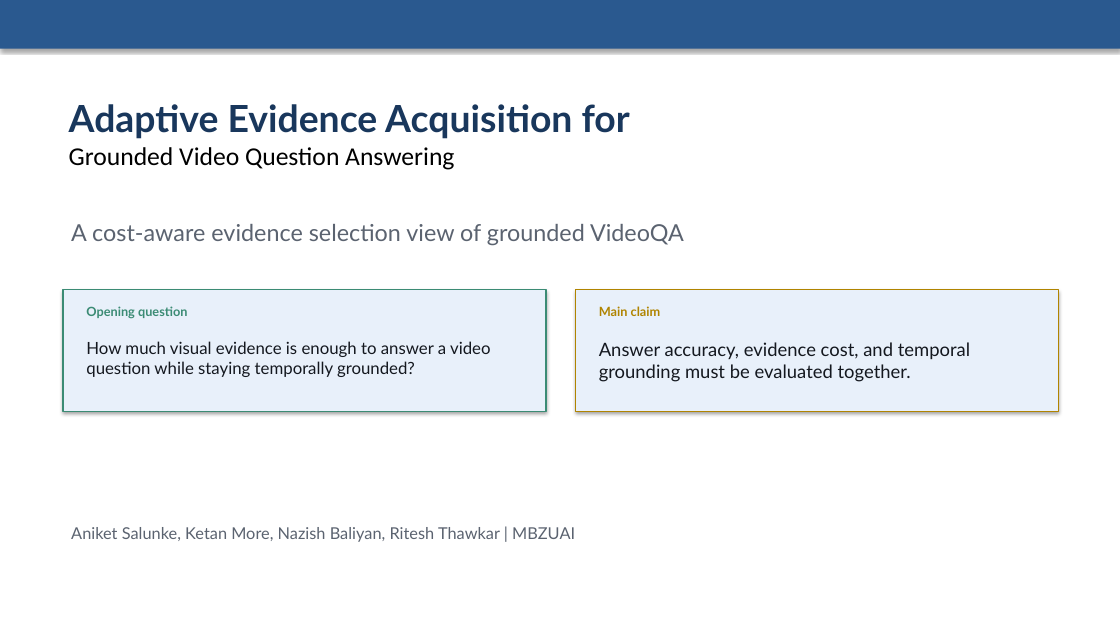
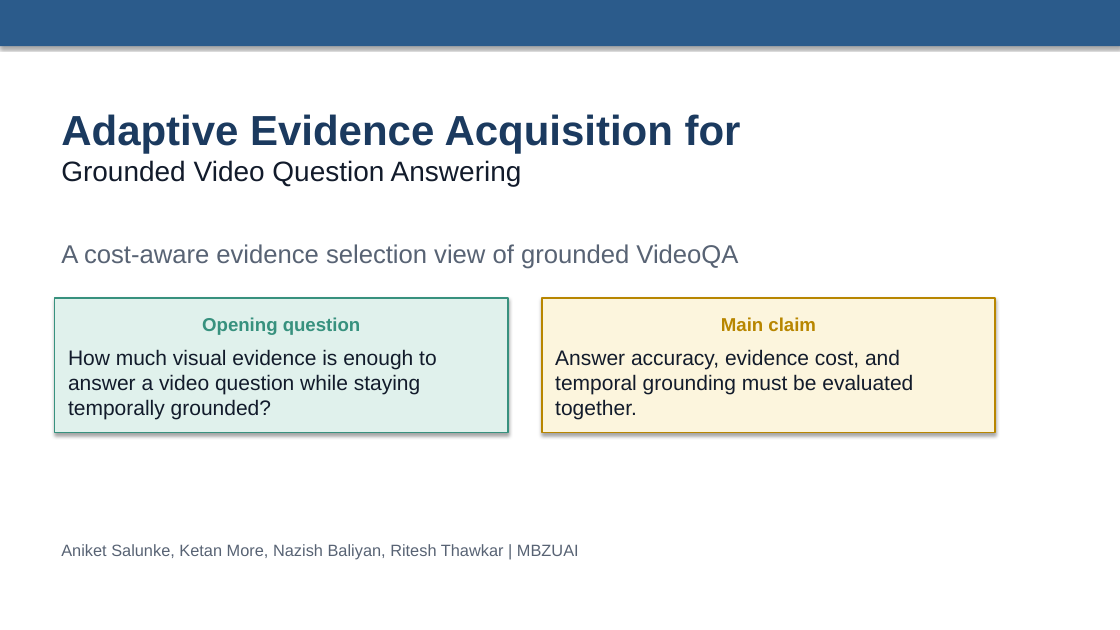
Before and after one commit to riteshthawkar/adaptive-evidence-grounded-videoqa, a slide deck: slide 1 of docs/presentation/adaptive_evidence_acquisition_grounded_videoqa_presentation.pptx. Drawn at 1120x630 pixels with LibreOffice and Linux fonts; fonts in the diff are those of the drawing. Boxes give left, top, right and bottom in pixels: in the first picture for what was removed or moved away, otherwise in the second. Text is boxed around its words. In the diff, an @@ line names an element or a change of style, - is before the commit and + after.

Commit message:
Rebuild presentation formatting

```diff
--- a/docs/presentation/adaptive_evidence_acquisition_grounded_videoqa_presentation.pptx
+++ b/docs/presentation/adaptive_evidence_acquisition_grounded_videoqa_presentation.pptx
@@ rectangle at (0, 0, 1120, 46): fill #2A598F to #2B5B8B @@
@@ text at (61, 114, 741, 153): text changed; size 32 to 36 pt; font Lato to Arial; text colour #19375C to #1B3A5F @@
-Adaptive Evidence Acquisition for
-Grounded Video Question Answering
+Adaptive Evidence Acquisition for
@@ text added at (61, 160, 522, 186), 24 pt, text #121B2B @@
+Grounded Video Question Answering
@@ text "A cost-aware evidence selection view ...": place and size @@
-text "A cost-aware evidence selection view ..." at (71, 224, 684, 246)
+text "A cost-aware evidence selection view ..." at (61, 244, 738, 269)
@@ text "A cost-aware evidence selection view ..." at (61, 244, 738, 269): size 20 to 22 pt, font Lato to Arial, text colour #5B6370 to #586374 @@
@@ rectangle "Opening question": place and size @@
-rectangle "Opening question" at (86, 341, 491, 377)
+rectangle "Opening question" at (55, 298, 508, 433)
@@ rectangle "Opening question" at (55, 298, 508, 433): vertical alignment top to middle; fill none to #E0F1EC; outline none to #37917E 1.4 pt; shadow on @@
@@ rectangle removed at (63, 290, 546, 412) @@
@@ rectangle "Main claim": place and size @@
-rectangle "Main claim" at (599, 342, 970, 382)
+rectangle "Main claim" at (542, 298, 996, 433)
@@ rectangle "Main claim" at (542, 298, 996, 433): vertical alignment top to middle; fill none to #FCF5DD; outline none to #B88600 1.4 pt; shadow on @@
@@ rectangle removed at (576, 290, 1059, 412) @@
@@ text removed at (86, 306, 188, 319) @@
-Opening question
@@ text in rectangle at (202, 317, 361, 335): paragraph added @@
+Opening question
@@ text removed at (599, 306, 661, 316) @@
-Main claim
@@ text in rectangle at (721, 317, 816, 331): paragraph added @@
+Main claim
@@ text in rectangle at (68, 349, 436, 420): size 14.4 to 18 pt, font Lato to Arial, text colour #14181F to #121B2B in "How much visual evidence is enough to ..."; more space between paragraphs @@
@@ text in rectangle at (555, 349, 913, 420): size 15.8 to 18 pt, font Lato to Arial, text colour #14181F to #121B2B in "Answer accuracy, evidence cost, and temporal grounding ..."; more space between paragraphs @@
@@ text "Aniket Salunke, Ketan More, Nazish ...": place and size @@
-text "Aniket Salunke, Ketan More, Nazish ..." at (71, 527, 575, 542)
+text "Aniket Salunke, Ketan More, Nazish ..." at (61, 544, 579, 560)
@@ text "Aniket Salunke, Ketan More, Nazish ..." at (61, 544, 579, 560): font Lato to Arial, text colour #5B6370 to #586374 @@
```
Also in this commit, not shown: 13 other slides changed, 2 slides added, 1 slide removed.
